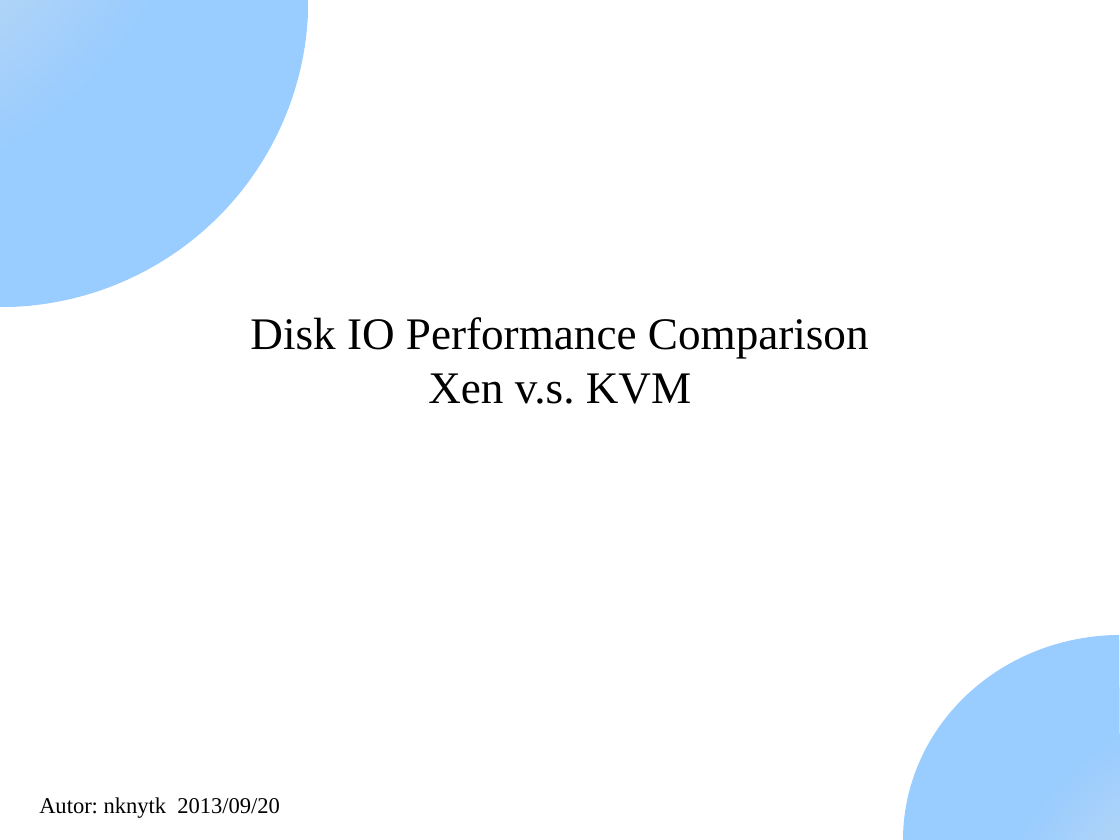
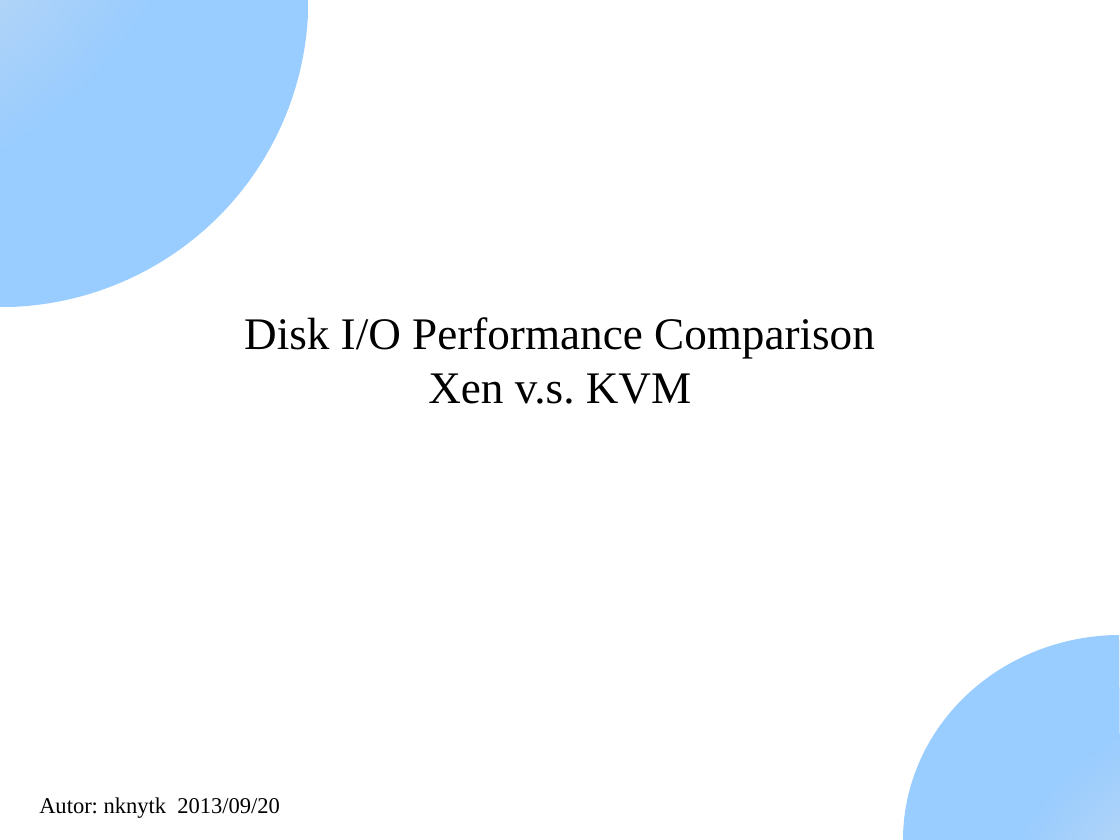
Before and after one commit to nknytk/disk-performance-xen-kvm, a slide deck: slide 1 of DiskPerformanceXenAndKvm.odp. Drawn at 1120x840 pixels with LibreOffice and Linux fonts; fonts in the diff are those of the drawing. Boxes give left, top, right and bottom in pixels: in the first picture for what was removed or moved away, otherwise in the second. Text is boxed around its words. In the diff, an @@ line names an element or a change of style, - is before the commit and + after.

Commit message:
fix typo

```diff
--- a/DiskPerformanceXenAndKvm.odp
+++ b/DiskPerformanceXenAndKvm.odp
@@ subtitle at box(244, 317, 875, 358): text changed @@
-Disk IO Performance Comparison
+Disk I/O Performance Comparison
```
Also in this commit, not shown: 1 other slide changed.
